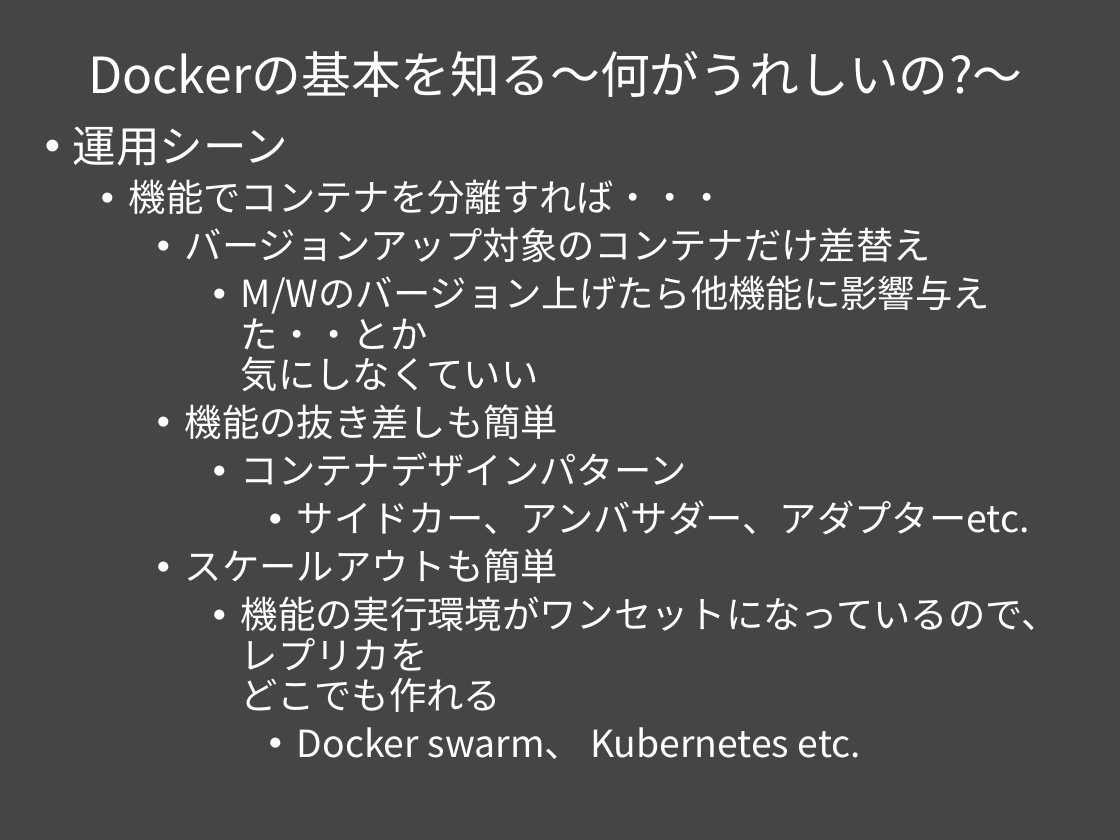
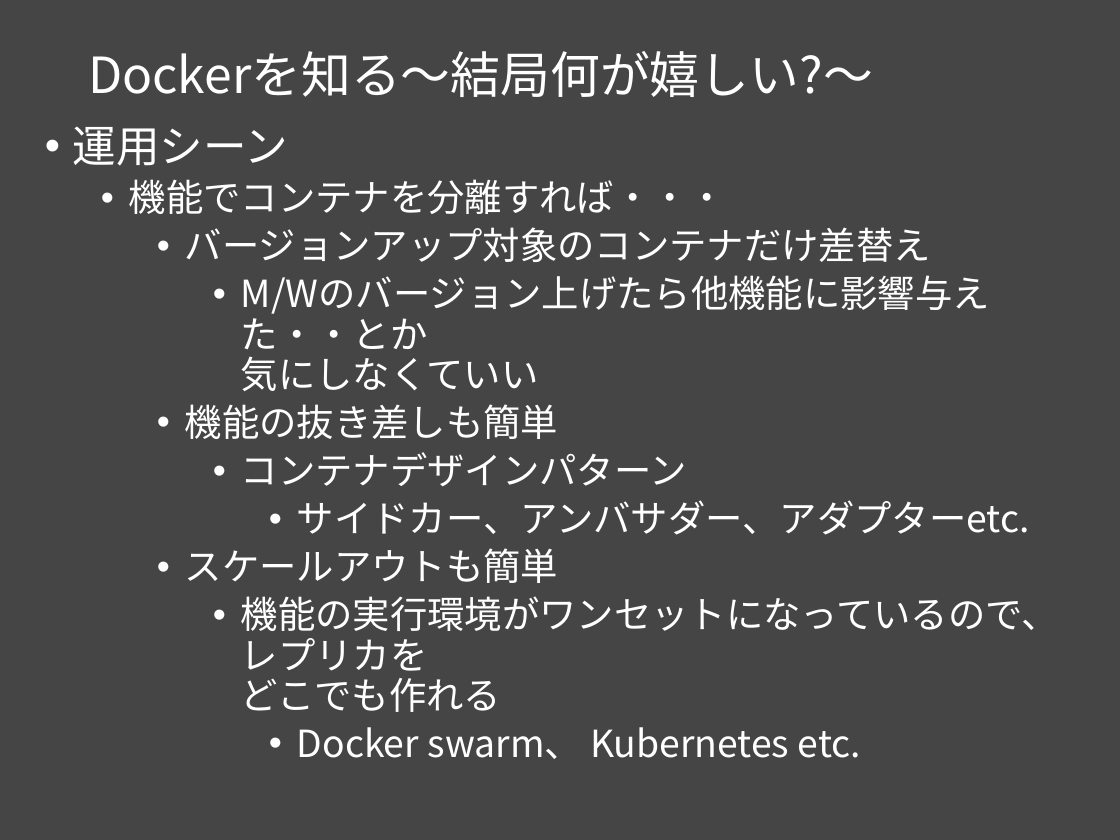
Before and after one commit to msntts/workshop_docker, a slide deck: slide 16 of docker勉強会Vol1.pptx (slide 7 before the commit). Drawn at 1120x840 pixels with LibreOffice and Linux fonts; fonts in the diff are those of the drawing. Boxes give left, top, right and bottom in pixels: in the first picture for what was removed or moved away, otherwise in the second. Text is boxed around its words. In the diff, an @@ line names an element or a change of style, - is before the commit and + after.

Commit message:
Dockerを知る完成

```diff
--- a/docker勉強会Vol1.pptx
+++ b/docker勉強会Vol1.pptx
@@ title at <box>88,51,873,97</box>: text changed @@
-Dockerの基本を知る～何がうれしいの?～
+Dockerを知る～結局何が嬉しい?～
```
Also in this commit, not shown: 8 other slides changed, 6 slides added, 1 slide removed.
